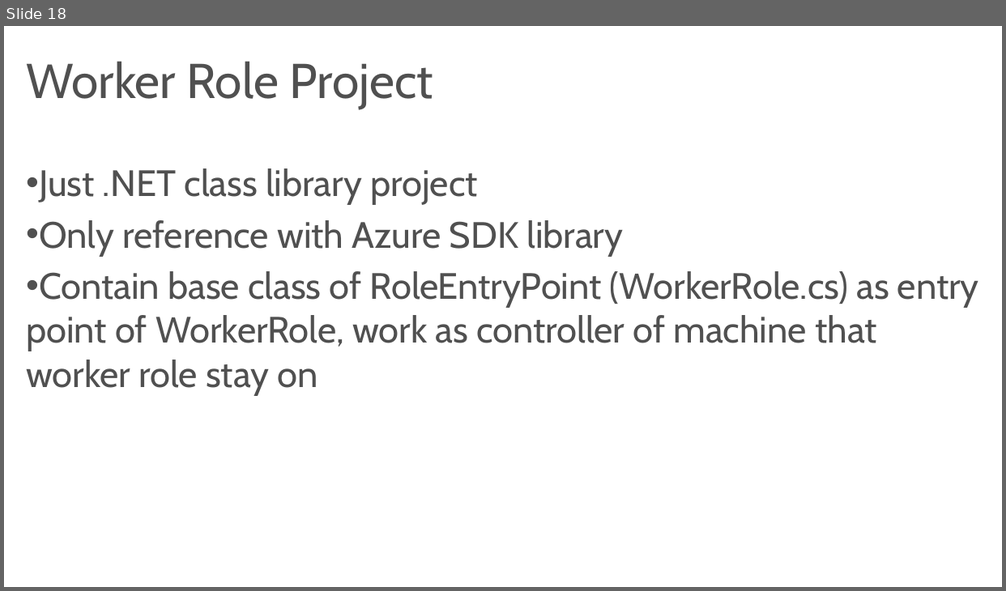
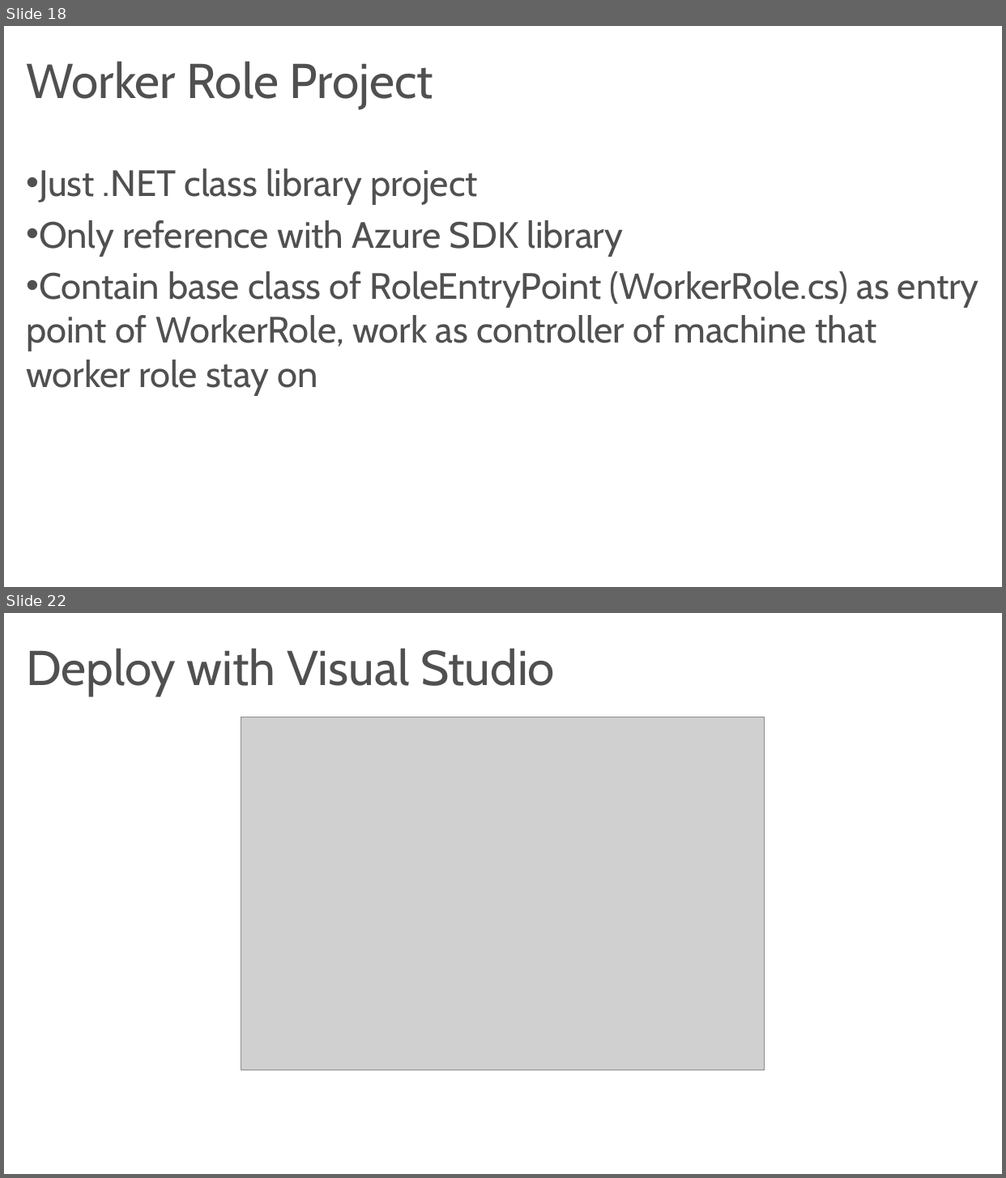
Before and after one commit to codesanook/PageFeedback, a slide deck: Azure Cloud Service Deployment.pptx. Shown one above the other, each under a label of ours: slide 18 before the commit, slides 18 and 22 after it; the slides between them are not shown. The pictures are 1006x591 and 1006x1178 pixels, drawn with LibreOffice and Linux fonts; fonts in the diff are those of the drawing; grey boxes stand for pictures. Boxes give left, top, right and bottom in pixels: in the first picture for what was removed or moved away, otherwise in the second. Text is boxed around its words. In the diff, an @@ line names an element or a change of style, - is before the commit and + after.

```diff
--- a/Azure Cloud Service Deployment.pptx
+++ b/Azure Cloud Service Deployment.pptx
@@ slide 22 added at (4, 613, 1002, 1174), background #FFFFFF @@
@@ title added at (26, 648, 555, 696), 48 pt, text #505050 @@
+Deploy with Visual Studio
@@ picture added at (241, 717, 764, 1070) @@
```
Also in this commit, not shown: 7 slides changed, 10 other slides added, 10 slides removed.
